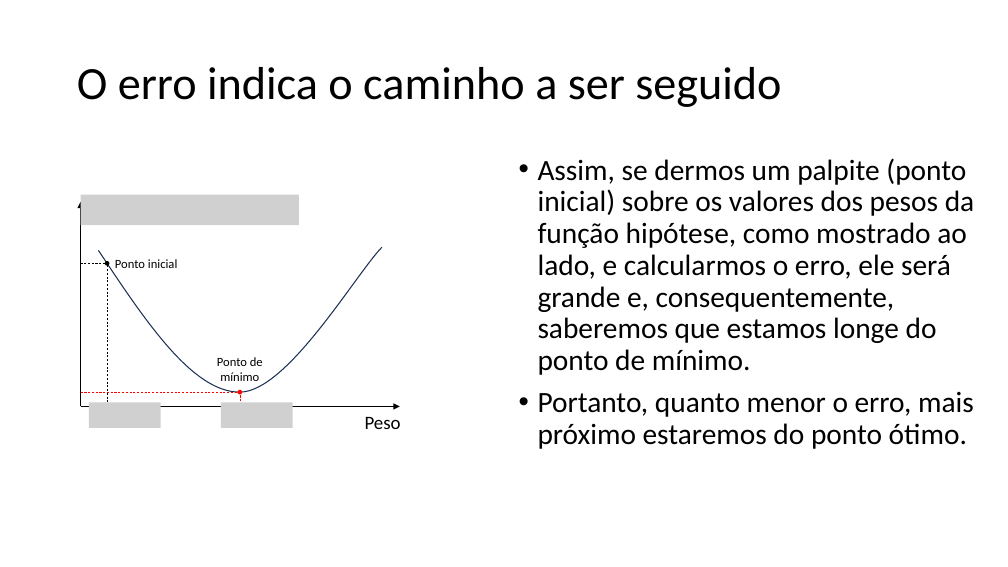
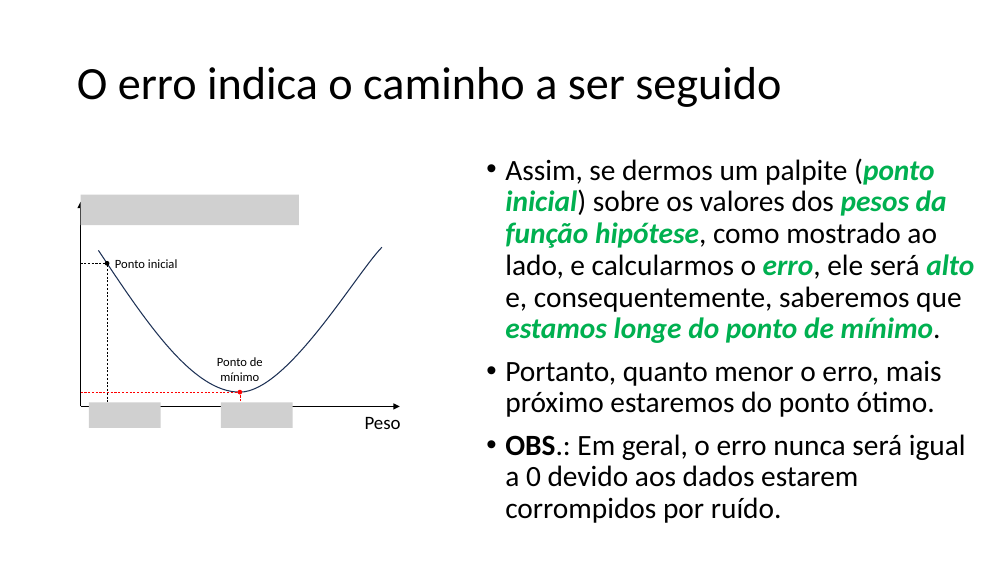
Before and after one commit to zz4fap/tp557-iot-ml, a slide deck: slide 7 of slides/TP557_6_Minimizando_o_erro.pptx. Drawn at 1008x567 pixels with LibreOffice and Linux fonts; fonts in the diff are those of the drawing; grey boxes stand for pictures. Boxes give left, top, right and bottom in pixels: in the first picture for what was removed or moved away, otherwise in the second. Text is boxed around its words. In the diff, an @@ line names an element or a change of style, - is before the commit and + after.

Commit message:
update of slides

```diff
--- a/slides/TP557_6_Minimizando_o_erro.pptx
+++ b/slides/TP557_6_Minimizando_o_erro.pptx
@@ text "Assim, se dermos um palpite ..." moved from (x1=538, y1=158, x2=974, y2=449) to (x1=505, y1=158, x2=974, y2=523) @@
@@ text at (x1=505, y1=158, x2=974, y2=343): text changed @@
-• Assim, se dermos um palpite (ponto inicial) sobre os valores dos pesos da função hipótese, como mostrado ao lado, e calcularmos o erro, ele será grande e, consequentemente, saberemos que estamos longe do ponto de mínimo.
+• Assim, se dermos um palpite (ponto inicial) sobre os valores dos pesos da função hipótese, como mostrado ao lado, e calcularmos o erro, ele será alto e, consequentemente, saberemos que estamos longe do ponto de mínimo.
@@ text at (x1=505, y1=434, x2=966, y2=523): paragraph added @@
+• OBS.: Em geral, o erro nunca será igual a 0 devido aos dados estarem corrompidos por ruído.
```
Also in this commit, not shown: 5 other slides changed, 3 slides added.
